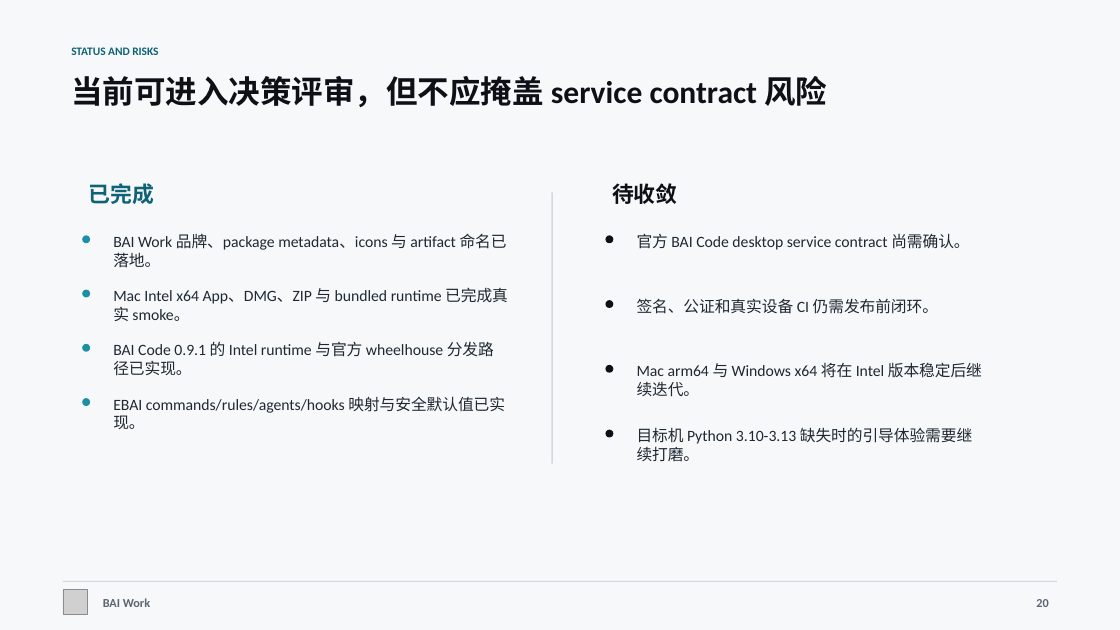
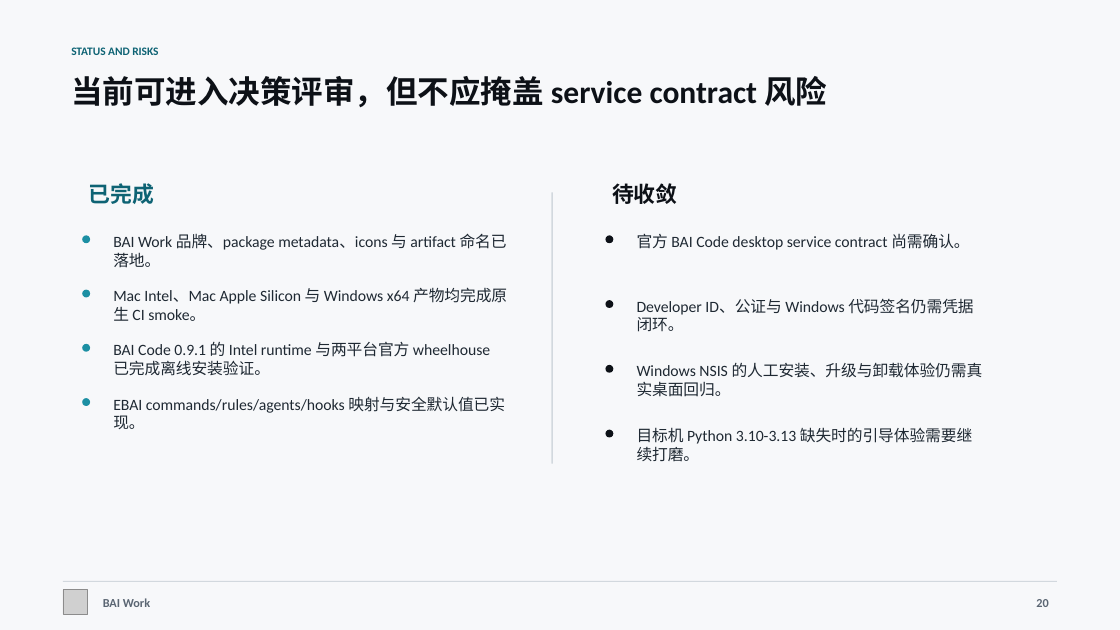
Before and after one commit to 2830500285/BAI-Work, a slide deck: slide 20 of docs/presentation/BAI-Work-Project-Deck.pptx. Drawn at 1120x630 pixels with LibreOffice and Linux fonts; fonts in the diff are those of the drawing; grey boxes stand for pictures. Boxes give left, top, right and bottom in pixels: in the first picture for what was removed or moved away, otherwise in the second. Text is boxed around its words. In the diff, an @@ line names an element or a change of style, - is before the commit and + after.

```diff
--- a/docs/presentation/BAI-Work-Project-Deck.pptx
+++ b/docs/presentation/BAI-Work-Project-Deck.pptx
@@ text at (113,287,507,321): text changed @@
-Mac Intel x64 App、DMG、ZIP 与 bundled runtime 已完成真实 smoke。
+Mac Intel、Mac Apple Silicon 与 Windows x64 产物均完成原生 CI smoke。
@@ text at (637,299,973,332): text changed @@
-签名、公证和真实设备 CI 仍需发布前闭环。
+Developer ID、公证与 Windows 代码签名仍需凭据闭环。
@@ text at (113,342,490,376): text changed @@
-BAI Code 0.9.1 的 Intel runtime 与官方 wheelhouse 分发路径已实现。
+BAI Code 0.9.1 的 Intel runtime 与两平台官方 wheelhouse 已完成离线安装验证。
@@ text at (637,362,983,397): text changed @@
-Mac arm64 与 Windows x64 将在 Intel 版本稳定后继续迭代。
+Windows NSIS 的人工安装、升级与卸载体验仍需真实桌面回归。
```
Also in this commit, not shown: 5 other slides changed, 9 other files.
